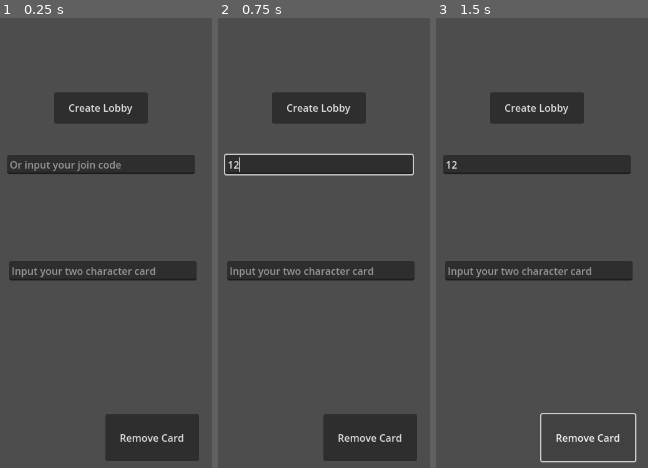
Above: before the commit, frames 1-3 (left to right).
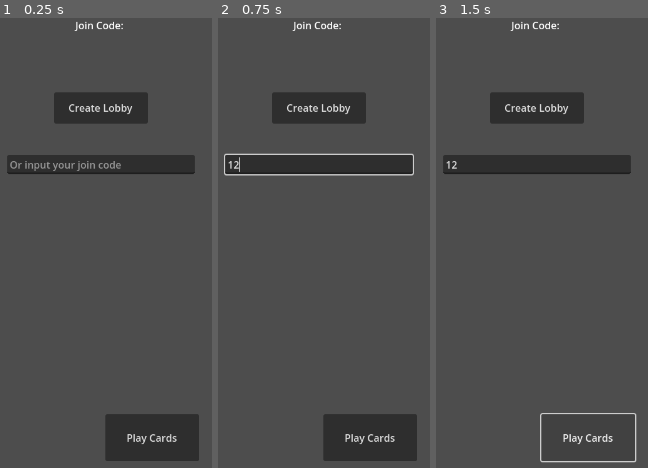
Above: after the commit, the same moments.

Repository: sanujs/cheat-game
Game: Godot game, scene res://main.tscn
Same seed, same stepped clock (60 frames per second), same inputs: the game is played once before the commit and once after it.
Inputs (mouse positions are in pixels of both pictures, inside the frame that each line leads up to):
- Up to frame 1 (0.25 s): no input
- Up to frame 2 (0.75 s): click (319, 162) at 0.52 s; type "12" at 0.6 s
- Up to frame 3 (1.5 s): click "Remove Card" (after the commit: "Play Cards") at 1.25 s

The runs differ from the first frame. In frame 1, 3.9% of the frame differs, in the area x 4-93%, y 0-95%; in frame 2, 3.9%; in frame 3, 3.9%.

Commit message:
Better lobby system, with a list of players and a join code being displayed

Diff:
--- a/client/cheat/main.gd
+++ b/client/cheat/main.gd
@@ -6,6 +6,8 @@
 @onready var startGameBtn = $LobbyUI/StartGame
 @onready var newGameBtn = $LobbyUI/NewGame
 @onready var joinGameBtn = $LobbyUI/JoinGame
+@onready var joinCodeLbl = $LobbyUI/JoinCode
+@onready var playerList = $LobbyUI/PlayerList
 
 var connected = false
 var uuid = ""
@@ -15,6 +17,7 @@
 # Called when the node enters the scene tree for the first time.
 func _ready() -> void:
 	startGameBtn.visible = false
+	playerList.visible = false
 
 # Called every frame. 'delta' is the elapsed time since the previous frame.
 func _process(delta: float) -> void:
@@ -59,11 +62,14 @@
 	# Send data.
 	var data = {"type": "init", "join": new_text}
 	client.send(data)
+	startGameBtn.visible = true
+	startGameBtn.disabled = true
 
 
 func _on_start_game_pressed() -> void:
 	var data = {"type": "start"}
 	client.send(data)
+	startGameBtn.visible = false
 
 
 func _on_web_socket_client_message_received(json_recv: Variant) -> void:
@@ -72,10 +78,17 @@
 		"init":
 			uuid = json_recv["uuid"]
 			join_key = json_recv["join"]
+			joinCodeLbl.set_text("Join Code: " + join_key)
 			print(uuid)
 		"start":
 			var data = {"type": "start"}
 			client.send(data)
+			$LobbyUI.visible = false
+		"players":
+			var player_uuids = json_recv["players"]
+			for i in range(player_uuids.size()):
+				playerList.set_item_text(i, player_uuids[i])
+			playerList.visible = true
 		"hand":
 			for card_str in json_recv["hand"]:
 				str_to_card(card_str)
--- a/client/cheat/main.tscn
+++ b/client/cheat/main.tscn
@@ -38,19 +38,12 @@
 rank = 4
 suit = 3
 
-[node name="RemoveCard" type="Button" parent="."]
+[node name="PlayCards" type="Button" parent="."]
 offset_left = 647.0
 offset_top = 634.0
 offset_right = 797.0
 offset_bottom = 709.0
-text = "Remove Card"
-
-[node name="LineEdit" type="LineEdit" parent="."]
-offset_left = 493.0
-offset_top = 389.0
-offset_right = 793.0
-offset_bottom = 420.0
-placeholder_text = "Input your two character card"
+text = "Play Cards"
 
 [node name="LobbyUI" type="CanvasLayer" parent="."]
 
@@ -87,18 +80,49 @@
 anchor_top = 0.5
 anchor_right = 0.5
 anchor_bottom = 0.5
-offset_left = -75.0
-offset_top = -56.0
-offset_right = 75.0
-offset_bottom = -6.0
+offset_left = 17.0
+offset_top = -53.0
+offset_right = 167.0
+offset_bottom = -3.0
 grow_horizontal = 2
 grow_vertical = 2
 text = "Start Game
 "
 
+[node name="JoinCode" type="Label" parent="LobbyUI"]
+anchors_preset = 5
+anchor_left = 0.5
+anchor_right = 0.5
+offset_left = -36.5
+offset_right = 36.5
+offset_bottom = 23.0
+grow_horizontal = 2
+text = "Join Code: "
+
+[node name="PlayerList" type="ItemList" parent="LobbyUI"]
+offset_left = 493.0
+offset_top = 267.0
+offset_right = 644.0
+offset_bottom = 418.0
+item_count = 5
+item_0/text = "Waiting..."
+item_0/selectable = false
+item_0/disabled = true
+item_1/text = "Waiting..."
+item_1/selectable = false
+item_1/disabled = true
+item_2/text = "Waiting..."
+item_2/selectable = false
+item_2/disabled = true
+item_3/text = "Waiting..."
+item_3/selectable = false
+item_3/disabled = true
+item_4/text = "Waiting..."
+item_4/selectable = false
+item_4/disabled = true
+
 [connection signal="message_received" from="WebSocketClient" to="." method="_on_web_socket_client_message_received"]
-[connection signal="pressed" from="RemoveCard" to="." method="_on_remove_card_pressed"]
-[connection signal="text_submitted" from="LineEdit" to="." method="_on_line_edit_text_submitted"]
+[connection signal="pressed" from="PlayCards" to="." method="_on_remove_card_pressed"]
 [connection signal="pressed" from="LobbyUI/NewGame" to="." method="_on_new_game_pressed"]
 [connection signal="text_submitted" from="LobbyUI/JoinGame" to="." method="_on_join_game_text_submitted"]
 [connection signal="pressed" from="LobbyUI/StartGame" to="." method="_on_start_game_pressed"]
Not shown, changed: server/game/game.py
Not shown, changed: server/server.py
